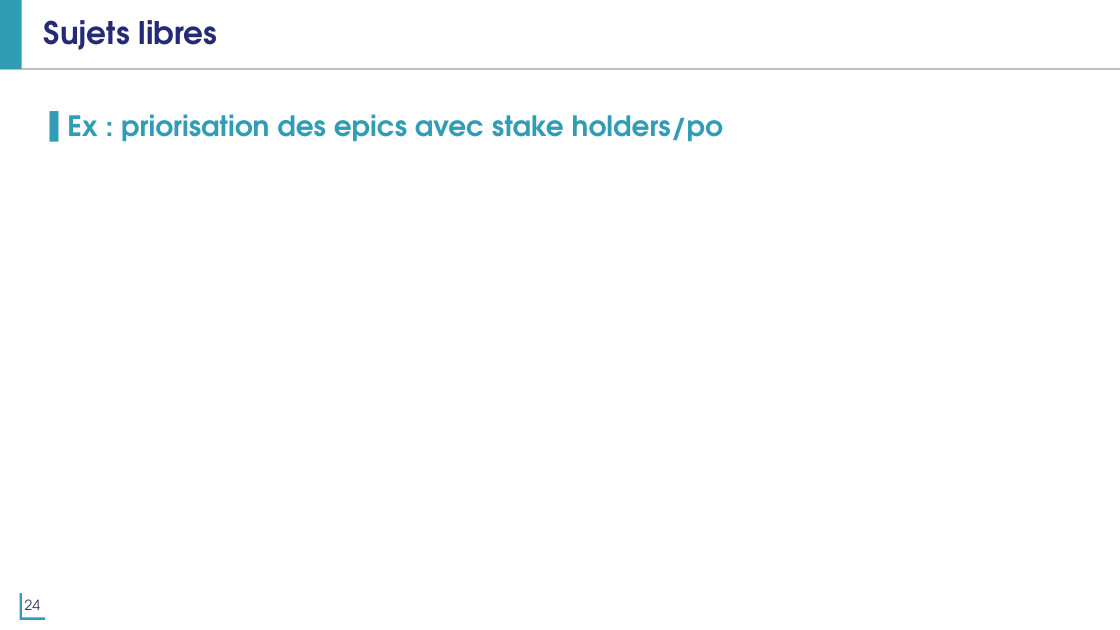
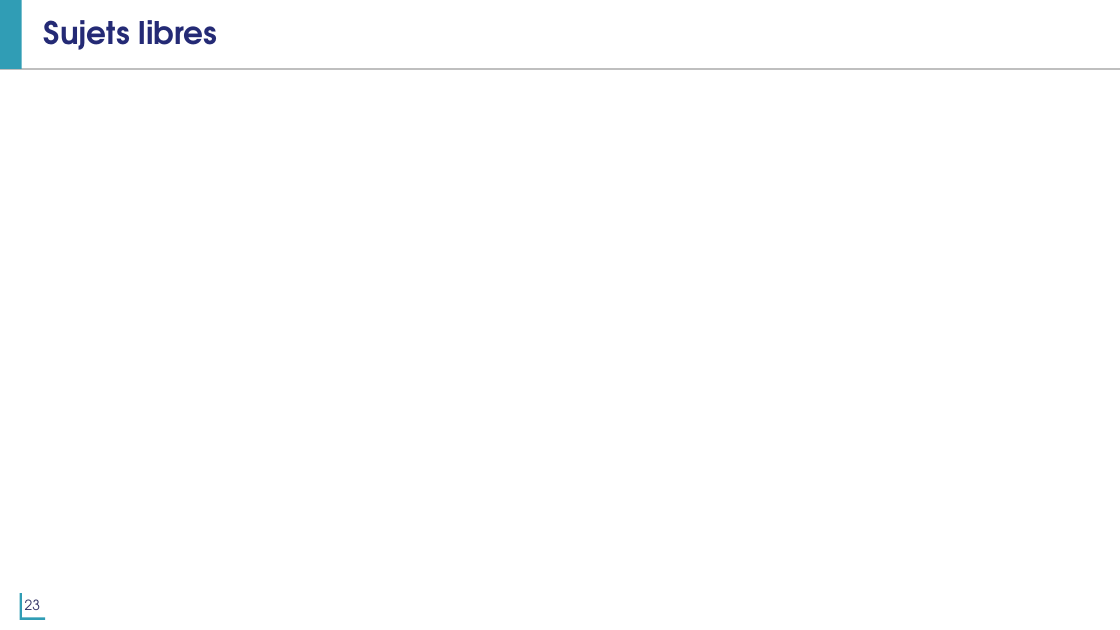
Before and after one commit to abuan/gitus, a slide deck: slide 23 of doc/Gitus_project_sprint_1.pptx (slide 24 before the commit). Drawn at 1120x630 pixels with LibreOffice and Linux fonts; fonts in the diff are those of the drawing; background and template pictures are left out. Boxes give left, top, right and bottom in pixels: in the first picture for what was removed or moved away, otherwise in the second. Text is boxed around its words. In the diff, an @@ line names an element or a change of style, - is before the commit and + after.

```diff
--- a/doc/Gitus_project_sprint_1.pptx
+++ b/doc/Gitus_project_sprint_1.pptx
@@ text removed at (x1=67, y1=114, x2=723, y2=141) @@
-▌ Ex : priorisation des epics avec stake holders/po
@@ page number at (x1=25, y1=599, x2=40, y2=618): text changed @@
-24
+23
```
Also in this commit, not shown: 9 other slides changed, 1 slide removed.
